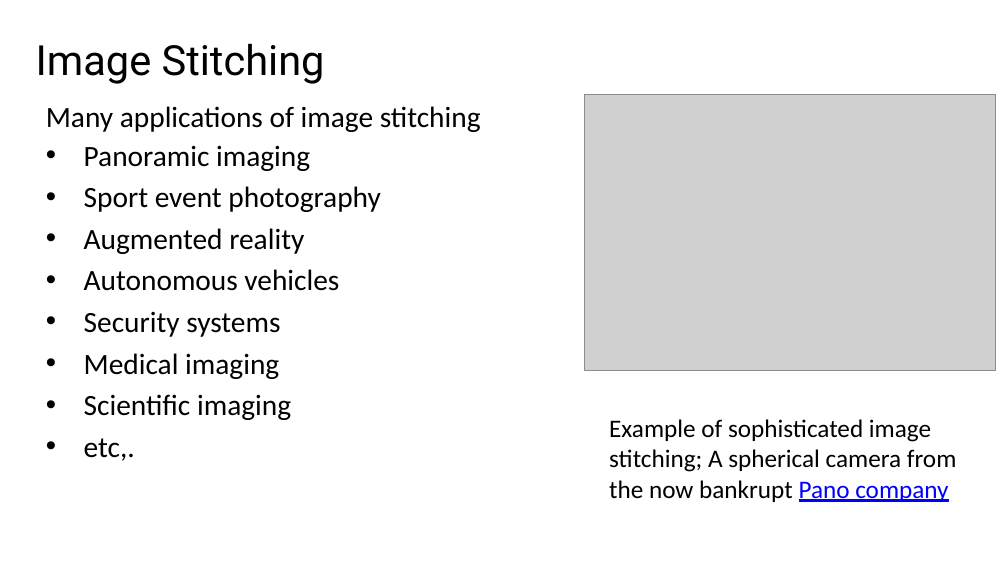
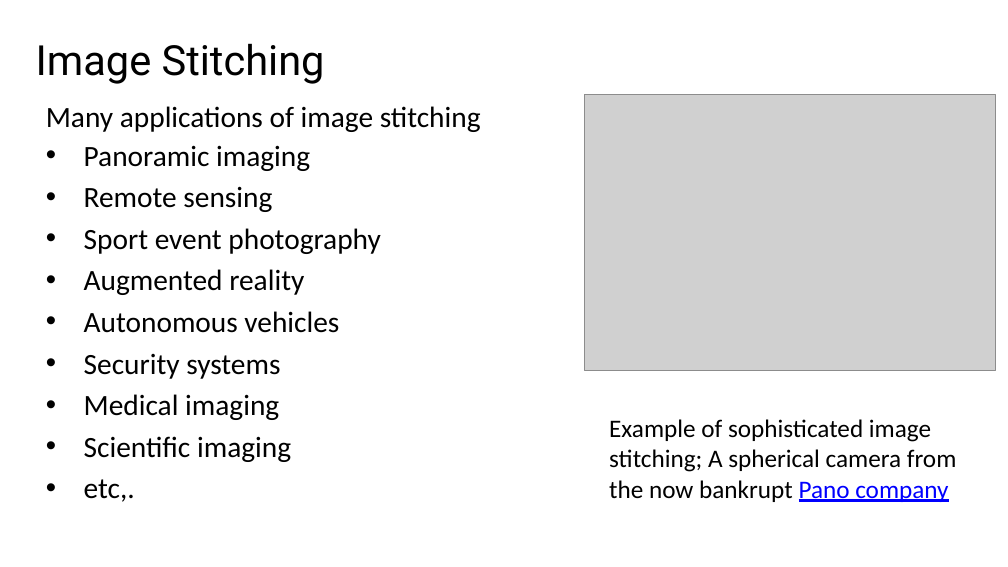
Before and after one commit to StephenElston/CSCI-E25, a slide deck: slide 3 of Slides/13_ImageStitching.pptx (slide 4 before the commit). Drawn at 1008x567 pixels with LibreOffice and Linux fonts; fonts in the diff are those of the drawing; grey boxes stand for pictures. Boxes give left, top, right and bottom in pixels: in the first picture for what was removed or moved away, otherwise in the second. Text is boxed around its words. In the diff, an @@ line names an element or a change of style, - is before the commit and + after.

```diff
--- a/Slides/13_ImageStitching.pptx
+++ b/Slides/13_ImageStitching.pptx
@@ text at [84,186,272,212]: paragraph added @@
+  • Remote sensing
```
Also in this commit, not shown: 8 other slides changed.
